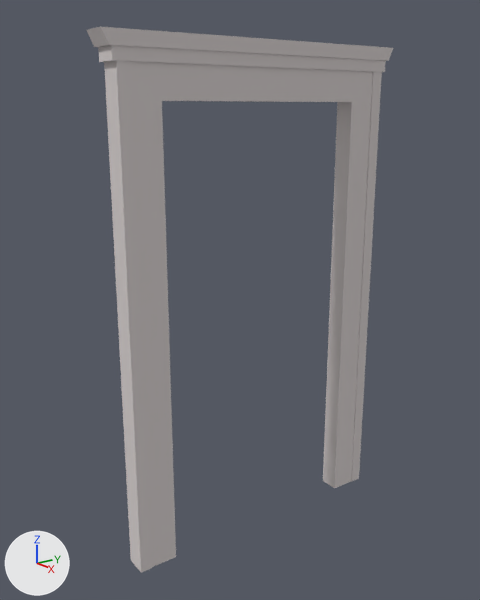
A saved change to the Blender file Assets/models/floor_2/door_plain02d.blend.
Camera for both pictures: a camera (50 mm lens) standing at (3.65, -2.75, 3.09) and looking at (-0.08, -0.1, 1.77). Every picture has the same lights, and +X, +Y and +Z are marked at lower left.

Names of what the first picture shows: 'frame'.
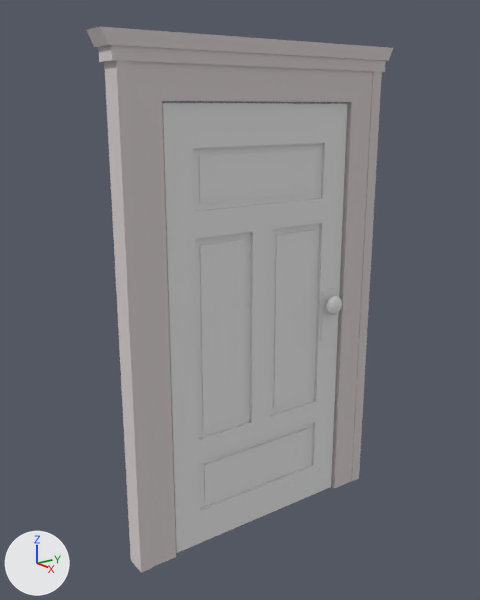
Boxes (x1, y1, x2, y2) around the edits, measured in the pictures (480 x 600 px):
'door', shown
    after: (162, 103, 347, 553)
'door_plate', shown
    after: (320, 288, 338, 341)
'door_knob', shown
    after: (326, 296, 342, 315)

The change, as a list of edits to the scene's bpy script:
```text
Change ob_door:
    remove ob_door.hide_set(True)  # its collection is switched off
Change ob_door_knob:
    remove ob_door_knob.hide_set(True)  # its collection is switched off
Change ob_door_plate:
    remove ob_door_plate.hide_set(True)  # its collection is switched off
```
